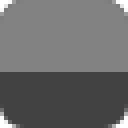
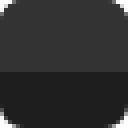
Revision of a layered 128 x 128 image; what changed, layer by layer:
painted on "Header" over bbox(0, 0, 128, 72)
"Background": opacity 90% → 100%, painted on it over bbox(0, 0, 128, 128)
